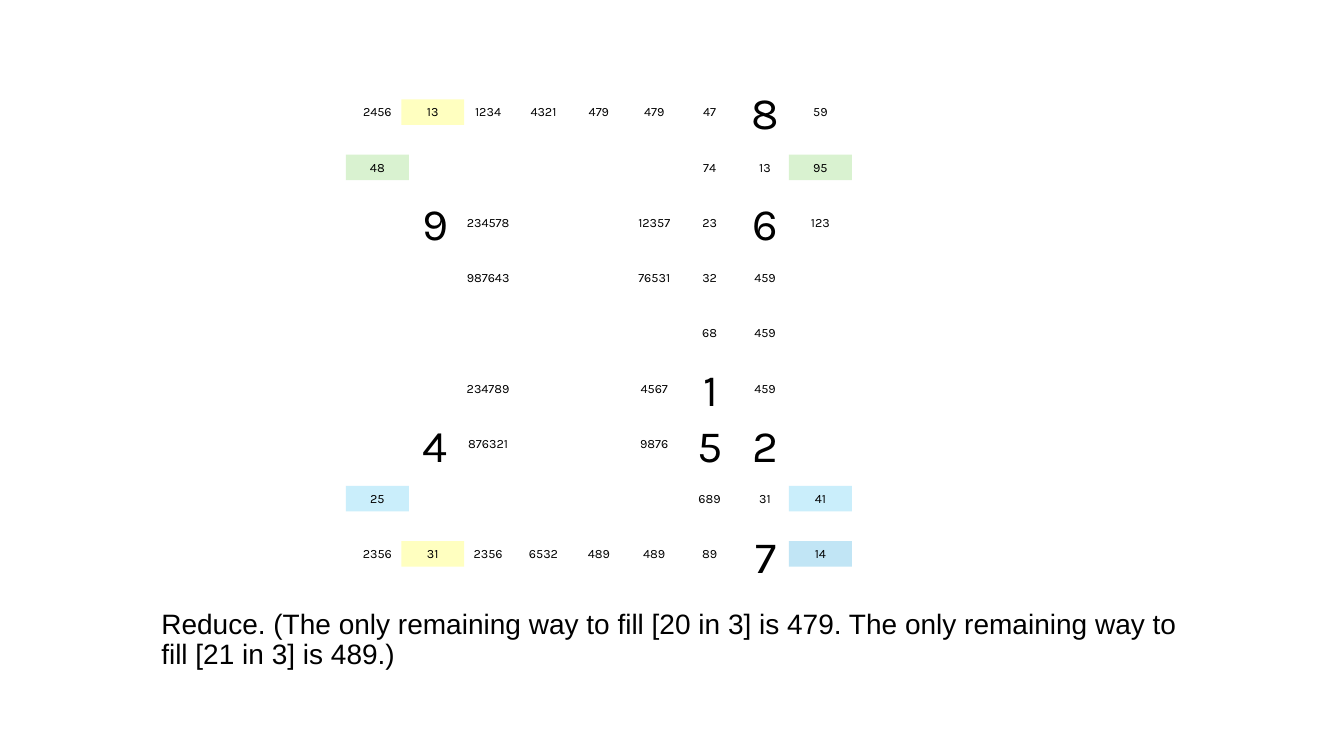
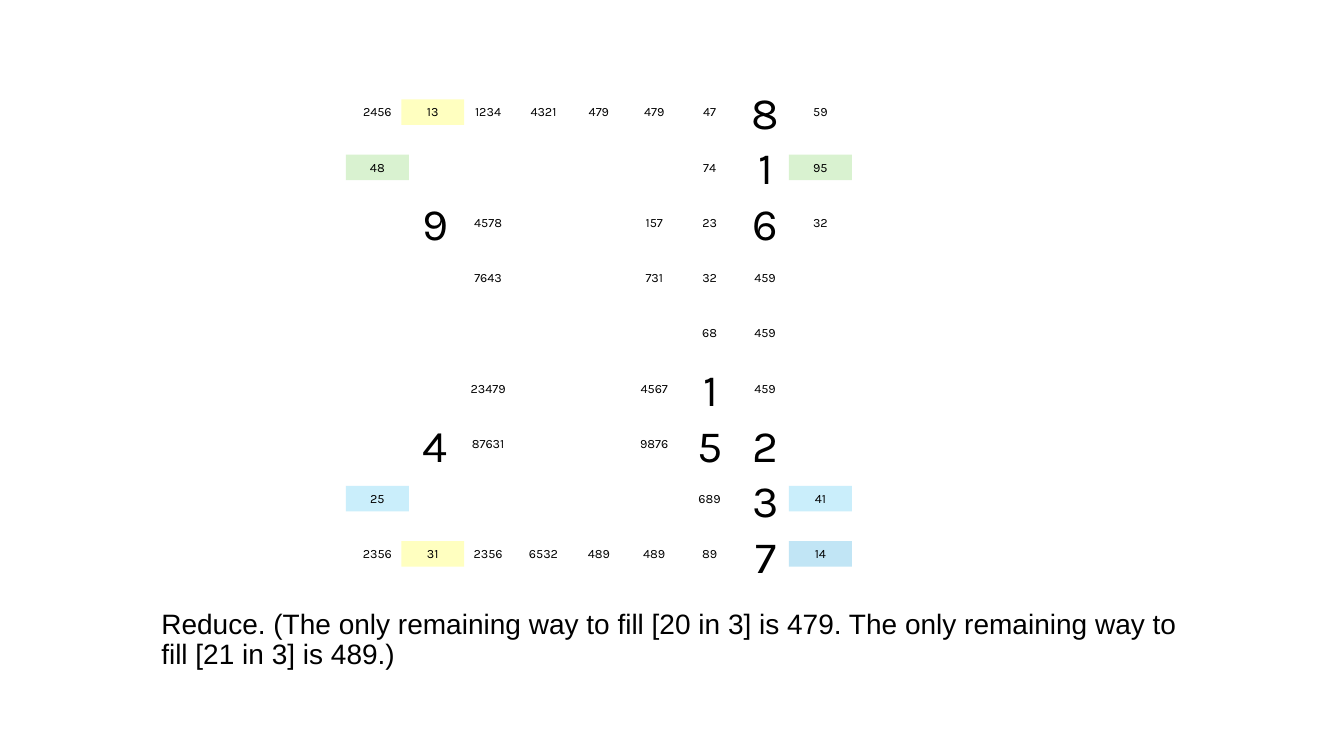
Before and after one commit to jhardis/WSJ_Number_Puzzles, a slide deck: slide 29 of 20260711_1.pptx (slide 26 before the commit). Drawn at 1344x756 pixels with LibreOffice and Linux fonts; fonts in the diff are those of the drawing; background and template pictures are left out. Boxes give left, top, right and bottom in pixels: in the first picture for what was removed or moved away, otherwise in the second. Text is boxed around its words. In the diff, an @@ line names an element or a change of style, - is before the commit and + after.

```diff
--- a/20260711_1.pptx
+++ b/20260711_1.pptx
@@ text added at box(758, 155, 773, 184), 32 pt, text #000000 @@
+1
@@ text removed at box(759, 164, 771, 172) @@
-13
@@ text at box(474, 219, 502, 227): text changed @@
-234578
+4578
@@ text at box(646, 219, 663, 227): text changed @@
-12357
+157
@@ text at box(813, 219, 828, 227): text changed @@
-123
+32
@@ text at box(474, 274, 502, 282): text changed @@
-987643
+7643
@@ text at box(646, 274, 664, 282): text changed @@
-76531
+731
@@ text at box(471, 385, 506, 393): text changed @@
-234789
+23479
@@ text at box(472, 440, 504, 448): text changed @@
-876321
+87631
@@ text added at box(752, 488, 778, 518), 32 pt, text #000000 @@
+3
@@ text removed at box(759, 495, 771, 503) @@
-31
```
Also in this commit, not shown: 1 other slide changed, 3 slides added.
